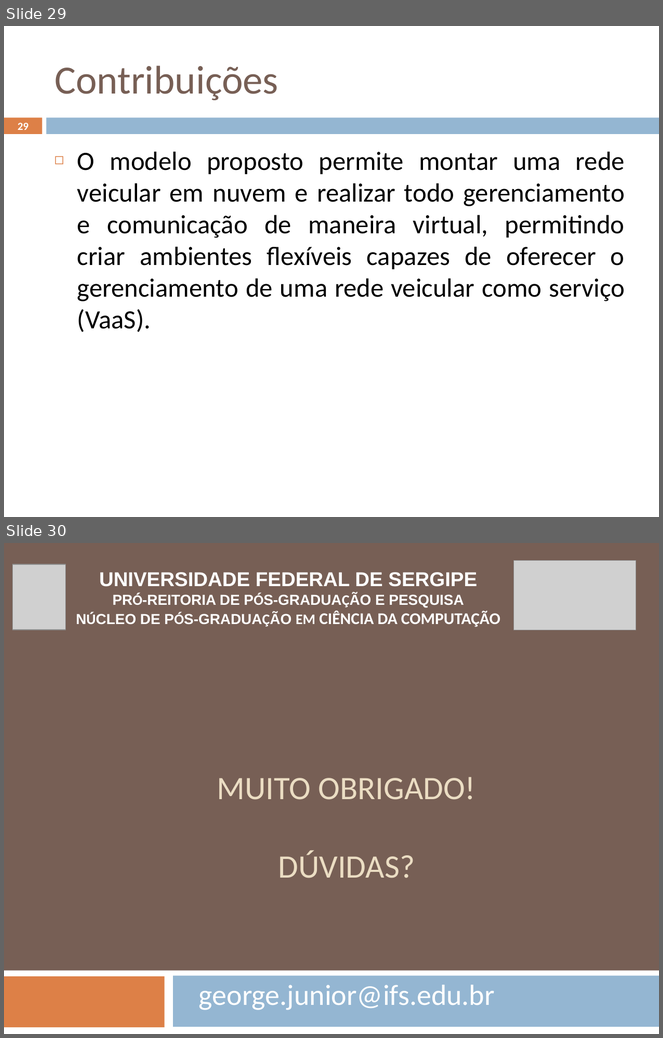
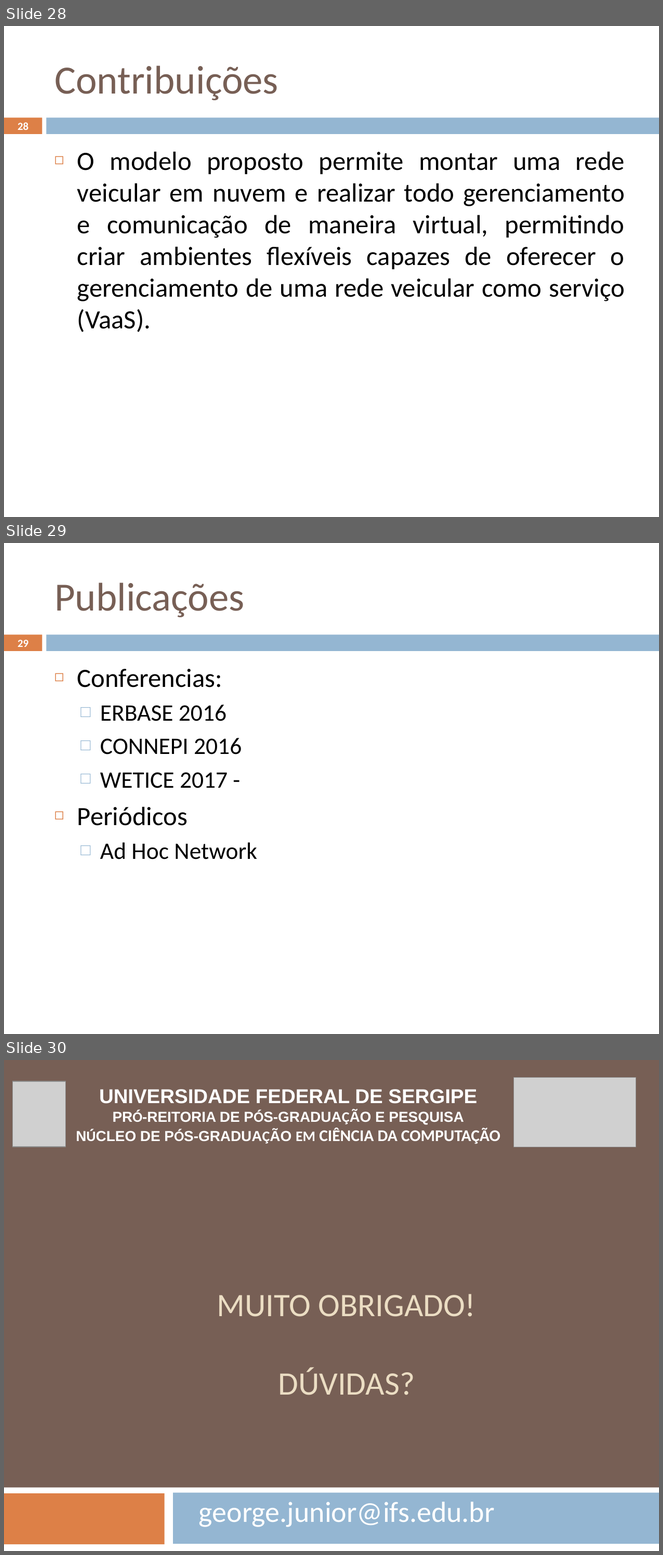
Before and after one commit to geoleite/Mestrado, a slide deck: Apresentacao/ApresentaçãoV1.pptx. Shown one above the other, each under a label of ours: slides 29 and 30 before the commit, slides 28, 29 and 30 after it. The pictures are 663x1038 and 663x1555 pixels, drawn with LibreOffice and Linux fonts; fonts in the diff are those of the drawing; grey boxes stand for pictures. Boxes give left, top, right and bottom in pixels: in the first picture for what was removed or moved away, otherwise in the second. Text is boxed around its words. In the diff, an @@ line names an element or a change of style, - is before the commit and + after.

```diff
--- a/Apresentacao/ApresentaçãoV1.pptx
+++ b/Apresentacao/ApresentaçãoV1.pptx
@@ slide 29 added at (4, 543, 659, 1034), background #FFFFFF; not listed: 2 template elements that a slide beside it also shows @@
@@ title added at (54, 583, 245, 617), 44 pt, text #775F55 @@
+Publicações
@@ page number added at (18, 640, 28, 647), 12 pt, text #FFFFFF, bold @@
+29
@@ text added at (77, 669, 257, 860), 26 pt, text #000000 @@
+◻ Conferencias:
+  □ ERBASE 2016
+  □ CONNEPI 2016
+  □ WETICE 2017 -
+◻ Periódicos
+  □ Ad Hoc Network
@@ what was slide 29 is now slide 28 @@
@@ page number at (18, 122, 28, 130): text changed @@
-29
+28
```
Also in this commit, not shown: 5 slides changed, 1 slide removed, 9 other files.
